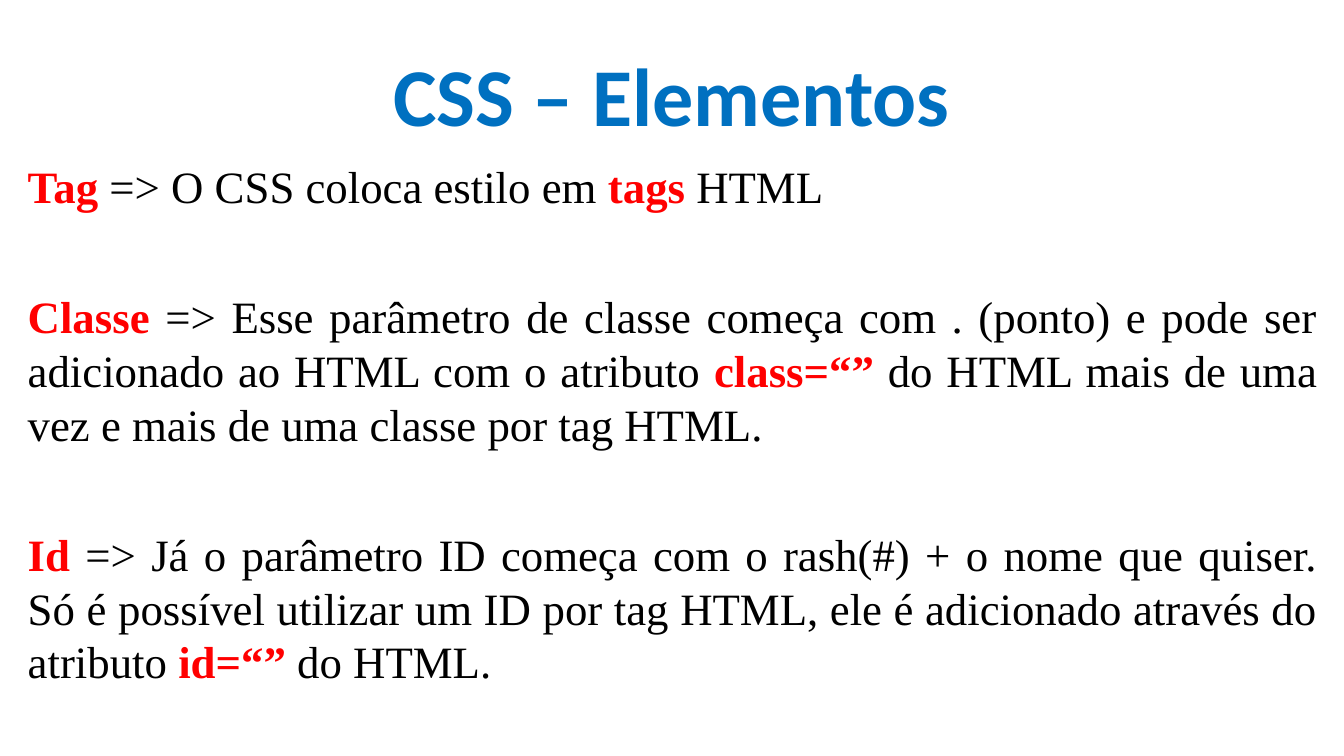
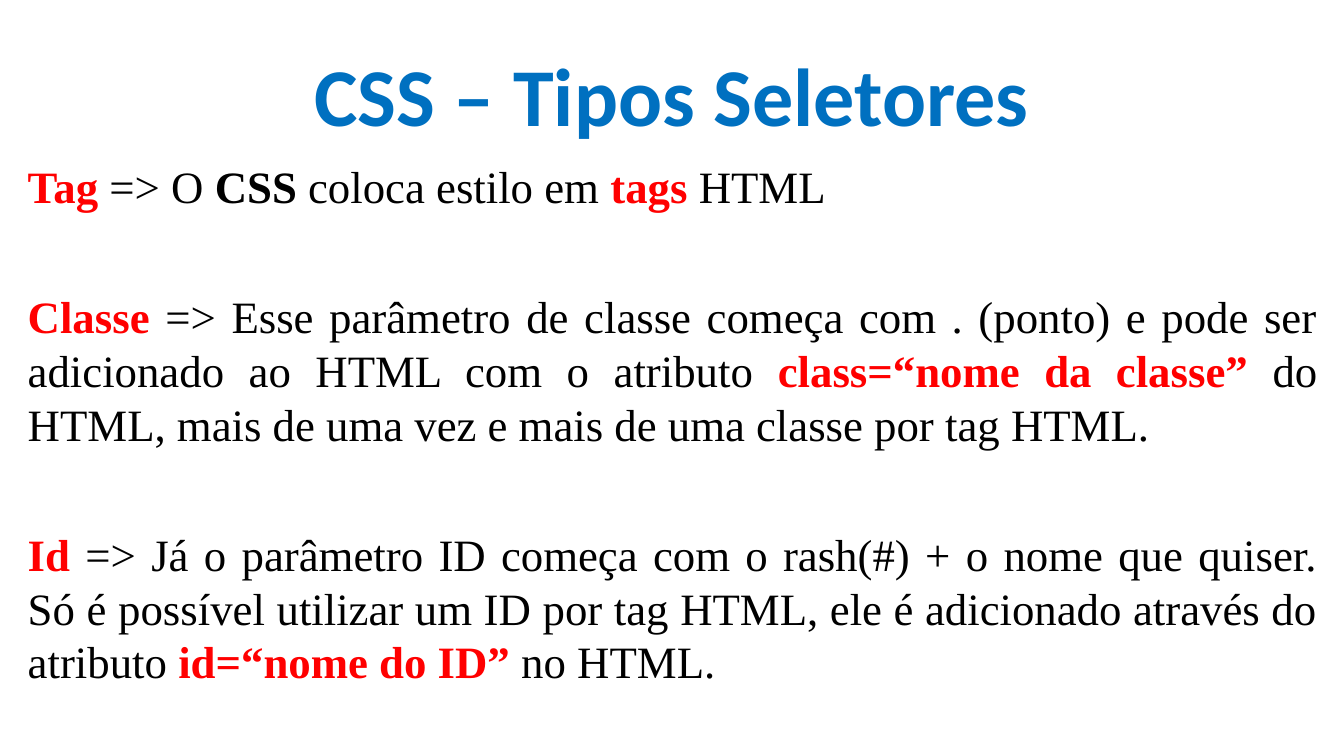
Before and after one commit to CloudEducationBrazil/WydenDesenvolvimentoWebPHP, a slide deck: slide 12 of 01 Classes/Aula 05 e 06 Desenvolvimento Web - CSS.pptx (slide 11 before the commit). Drawn at 1344x756 pixels with LibreOffice and Linux fonts; fonts in the diff are those of the drawing; background and template pictures are left out. Boxes give left, top, right and bottom in pixels: in the first picture for what was removed or moved away, otherwise in the second. Text is boxed around its words. In the diff, an @@ line names an element or a change of style, - is before the commit and + after.

```diff
--- a/01 Classes/Aula 05 e 06 Desenvolvimento Web - CSS.pptx
+++ b/01 Classes/Aula 05 e 06 Desenvolvimento Web - CSS.pptx
@@ title at bbox=[314, 68, 1028, 139]: text changed @@
-CSS – Elementos
+CSS – Tipos Seletores
@@ text at bbox=[28, 172, 826, 213]: bold on in "CSS" @@
@@ text at bbox=[28, 301, 1318, 679]: text changed @@
-Classe => Esse parâmetro de classe começa com . (ponto) e pode ser adicionado ao HTML com o atributo class=“” do HTML mais de uma vez e mais de uma classe por tag HTML.
-Id => Já o parâmetro ID começa com o rash(#) + o nome que quiser. Só é possível utilizar um ID por tag HTML, ele é adicionado através do atributo id=“” do HTML.
+Classe => Esse parâmetro de classe começa com . (ponto) e pode ser adicionado ao HTML com o atributo class=“nome da classe” do HTML, mais de uma vez e mais de uma classe por tag HTML.
+Id => Já o parâmetro ID começa com o rash(#) + o nome que quiser. Só é possível utilizar um ID por tag HTML, ele é adicionado através do atributo id=“nome do ID” no HTML.
```
Also in this commit, not shown: 6 other slides changed, 33 slides added, 1 slide removed, 1 other file.
